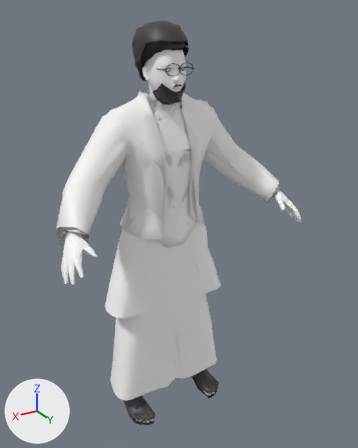
The glTF model assets/humans/m_tall.glb: old version first, new version second.
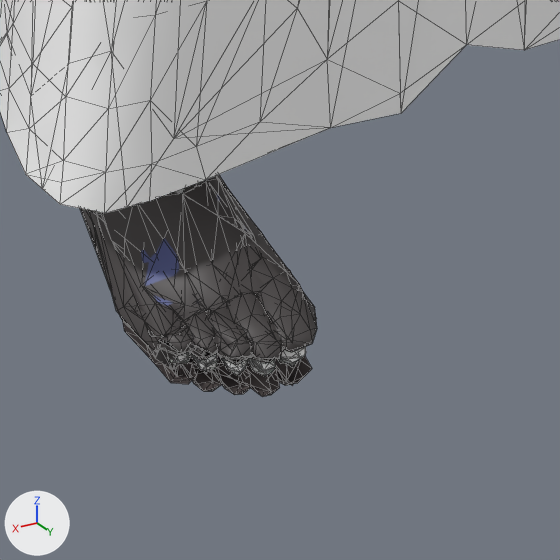
The first picture shows the older version from a 50 mm camera at (1.052, 1.931, 1.918) aimed at (-0.044, 0.104, 1.005). The close-ups show the older and then the newer version on the part from 31% to 53% of the width and 83% to 100% of the height of that picture. Only the edits that show in the close-ups are written down. Every picture has the same lights, and +X, +Y and +Z are marked at lower left. The close-ups show mesh edges as thin lines. Vertices at exactly the same position are counted once.

The older version as bpy lines, for what is in view:
```python
me_l1_shoes = bpy.data.meshes.new('L1_shoes')
me_l1_shoes.from_pydata(...)  # 567 vertices, 988 faces; spans x -0.265..0.265, y -0.063..0.223, z -0.007..0.077
me_l1_shoes.materials.append(mat_defaultmaterial_016)
me_l2_chappal_straps = bpy.data.meshes.new('L2_chappal_straps')
me_l2_chappal_straps.from_pydata(...)  # 17 vertices, 19 faces; spans x -0.261..0.26, y 0.088..0.153, z 0.018..0.075
me_l2_chappal_straps.materials.append(mat_defaultmaterial_046)
me_l2_shoes = bpy.data.meshes.new('L2_shoes')
me_l2_shoes.from_pydata(...)  # 157 vertices, 247 faces; spans x -0.265..0.265, y -0.063..0.222, z -0.008..0.077
me_l2_shoes.materials.append(mat_defaultmaterial_047)
ob_l1_shoes = bpy.data.objects.new('L1_shoes', me_l1_shoes)
ob_l1_shoes.location = (0.0, 0.0, 0.0)
ob_l2_chappal_straps = bpy.data.objects.new('L2_chappal_straps', me_l2_chappal_straps)
ob_l2_chappal_straps.location = (0.0, 0.0, 0.0)
ob_l2_shoes = bpy.data.objects.new('L2_shoes', me_l2_shoes)
ob_l2_shoes.location = (0.0, 0.0, 0.0)
# also in view: 'L2_lungi' at (-0.004, 0.021, 0.621); 'L1_chappal_sole' at (0.0, 0.083, -0.001); 'L1_lungi' at (-0.002, 0.022, 0.623); 'L2_chappal_sole' at (0.0, 0.082, -0.007); 'L1_skin_feet' at (0.0, 0.08, 0.146)
```
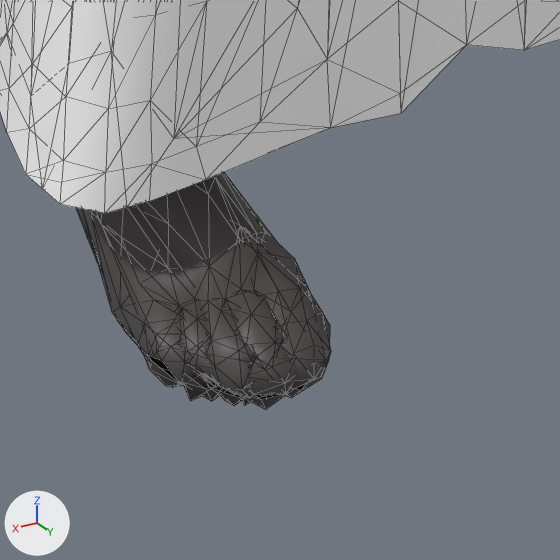
What changed in the scene script:
```text
Change me_l1_shoes:
    used by ob_l1_shoes; location = (0.0, 0.0, 0.0)
    remove me_l1_shoes.from_pydata(...)  # 567 vertices, 988 faces; spans x -0.265..0.265, y -0.063..0.223, z -0.007..0.077
    add me_l1_shoes.from_pydata(...)  # 577 vertices, 1013 faces; spans x -0.268..0.268, y -0.066..0.235, z -0.019..0.093
    me_l1_shoes part 1: the loose piece of 278 vertices spanning x 0.149..0.265, y -0.063..0.223, z -0.007..0.077 is rebuilt with 281 vertices and now spans x 0.142..0.268, y -0.066..0.235, z -0.019..0.093
    other edits to the shape of me_l1_shoes do not show in these pictures
Change me_l2_shoes:
    used by ob_l2_shoes; location = (0.0, 0.0, 0.0)
    remove me_l2_shoes.from_pydata(...)  # 157 vertices, 247 faces; spans x -0.265..0.265, y -0.063..0.222, z -0.008..0.077
    add me_l2_shoes.from_pydata(...)  # 163 vertices, 253 faces; spans x -0.267..0.267, y -0.069..0.233, z -0.02..0.093
    me_l2_shoes part 2: the loose piece of 79 vertices spanning x 0.147..0.265, y -0.063..0.222, z -0.008..0.077 is rebuilt with 81 vertices and now spans x 0.145..0.267, y -0.066..0.233, z -0.02..0.091
    other edits to the shape of me_l2_shoes do not show in these pictures
```

Pixel boxes [x1, y1, x2, y2] of what changed, in the close-ups (560 x 560 px):
'L1_shoes', reshaped: before [82, 175, 317, 370]; after [76, 173, 331, 410]
'L2_shoes', reshaped: before [80, 175, 317, 361]; after [87, 173, 326, 406]
'L1_chappal_sole', unchanged, covered by the edit: before [122, 320, 312, 397]; after [124, 330, 272, 397]
